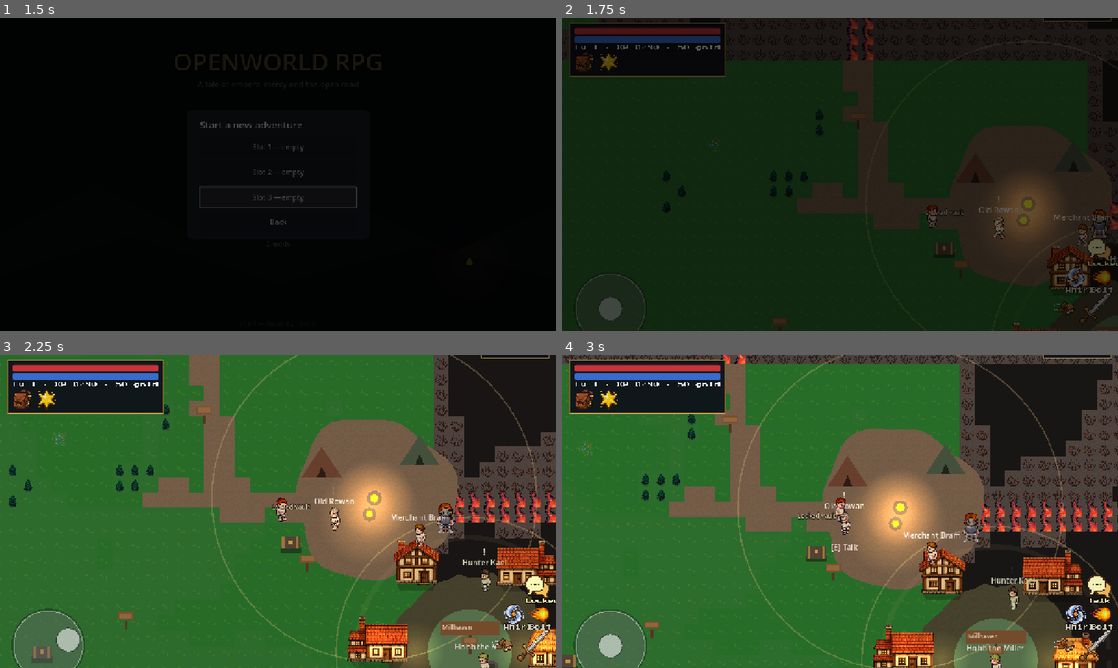
Above: before the commit, frames 1-4 (two rows, left to right).
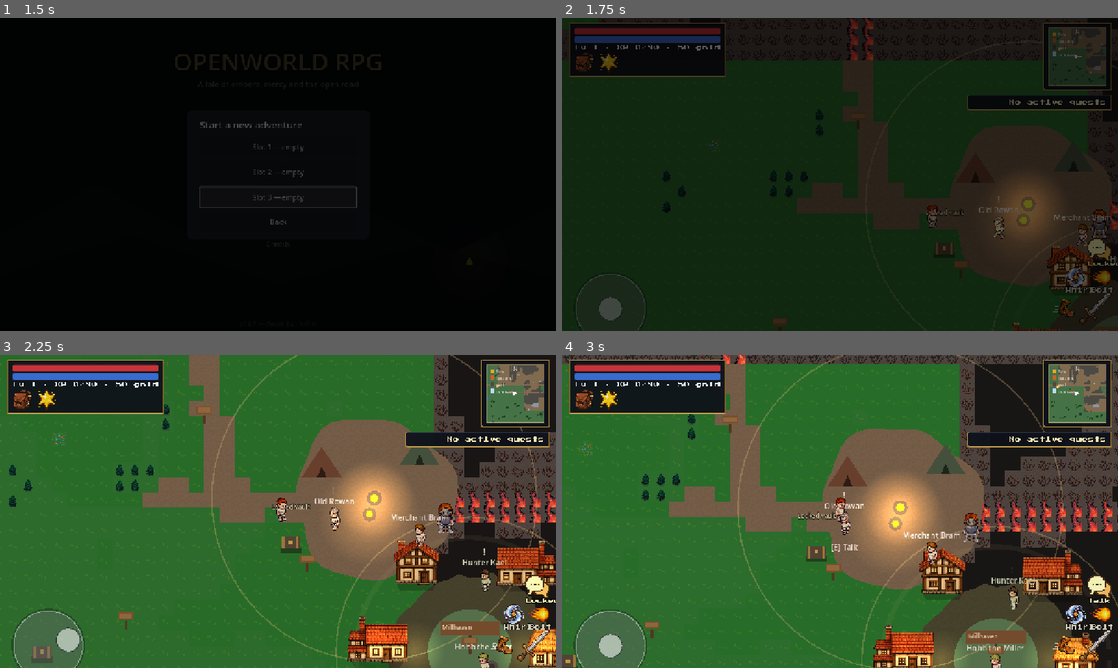
Above: after the commit, the same moments.

Repository: amirrezahadipoor/openworldRpg
Game: Godot game, scene res://scenes/menus/main_menu.tscn
Two runs of this game, one before a commit and one after it. Both use one fixed random seed, a clock stepped at 60 frames per second and the inputs below.
Inputs (mouse positions are in pixels of both pictures, inside the frame that each line leads up to):
- Up to frame 1 (1.5 s): click "New Game" at 0.5 s; click "New Game" at 1.25 s
- Up to frame 2 (1.75 s): no input
- Up to frame 3 (2.25 s): drag from (50, 646) to (316, 567) at 2.02 s
- Up to frame 4 (3 s): drag from (728, 527) to (834, 574) at 2.77 s

Frame 1 is identical in both runs. In frame 2, 1.9% of the frame differs, in the area x 72-99%, y 0-96%; in frame 3, 3.0%; in frame 4, 3.2%.

Commit message:
UI: the minimap, the quest tracker and the loot were not actually on screen
Re-pulled after the parallel session's v4 pass and then did the thing nobody had
done: rendered a frame and measured it. Three defects, none of which any suite could
see, because the suites test behaviour and nobody tested placement or appearance.

- The minimap and the quest tracker were drawn OFF SCREEN. _build_top_right()
  anchored both panels to the right edge but left anchor_top at 0 while writing
  negative bottom offsets, so the whole visible half of the map work and the quest
  tracker sat at y = -194 and y = -148 - invisible in every build, at every
  resolution. They are now one column in the top-right corner: minimap first, tracker
  hanging off its bottom edge.
- The dodge button wore a brown blob. The source art for that one icon was wrong (a
  rock with motion lines); the pipeline keyed and shrank it faithfully. Regenerated
  through the same tool: a boot with speed streaks, in the same palette as the rest.
- Coins and item drops were still Phase 1 vector placeholders - two concentric
  circles and a grey blob - landing next to LPC pixel art at the exact moment a chest
  pays out. Now 24 px pixel sprites (tools/make_pickup_art.py, same magenta-key
  pipeline), with the vectors kept as a load fallback.

UiTest grows from 46 to 61 checks and now guards the class, not just the instances:
no visible HUD control may be drawn outside the viewport, the minimap and tracker
must be on screen with the tracker below the minimap, every touch button must resolve
to assets/ui/icons/, loot must resolve to assets/world/, and all 24 roster NPCs must
resolve to a portrait that the dialogue box actually wears.

Evidence: reports/hud-before-panels-offscreen.png (only a sliver visible at the top
edge) against reports/hud-after-minimap-topright.png, plus reports/ui-icon-sheet.png
and reports/pickup-art-sheet.png.

Diff:
--- a/scripts/ui/hud.gd
+++ b/scripts/ui/hud.gd
@@ -258,14 +258,21 @@
 func _build_top_right() -> void:
 	var ins := _insets()
 
+	# One column in the top-right corner: the minimap first, the quest tracker
+	# directly under it. Both are anchored to the *top* (anchor_top = 0) with
+	# positive offsets, which is what the geometry says they need: this block used
+	# to end by writing negative bottom offsets while the anchors still pointed at
+	# the top edge, so the two panels - the whole visible half of H5's map work and
+	# G4's tracker - sat at y = -194 and y = -148. Off screen. Invisible, in every
+	# build, for as long as it took a layout audit to notice (audit v4 #6).
 	var tracker := _panel(Color(1, 1, 1, 1))
 	tracker.name = "QuestPanel"
 	tracker.anchor_left = 1.0
 	tracker.anchor_right = 1.0
+	tracker.anchor_top = 0.0
+	tracker.anchor_bottom = 0.0
 	tracker.offset_left = -348.0 - ins.z
-	tracker.offset_top = 10.0 + ins.y
 	tracker.offset_right = -14.0 - ins.z
-	tracker.offset_bottom = 10.0 + ins.y
 	tracker.grow_vertical = Control.GROW_DIRECTION_END
 	_ui.add_child(tracker)
 
@@ -281,29 +288,25 @@
 	map_panel.name = "MinimapPanel"
 	map_panel.anchor_left = 1.0
 	map_panel.anchor_right = 1.0
-	map_panel.offset_left = -158.0 - ins.z
-	map_panel.offset_top = 0.0
+	map_panel.anchor_top = 0.0
+	map_panel.anchor_bottom = 0.0
+	map_panel.offset_left = -174.0 - ins.z
 	map_panel.offset_right = -14.0 - ins.z
-	map_panel.offset_bottom = 140.0
+	map_panel.offset_top = 10.0 + ins.y
+	map_panel.offset_bottom = 10.0 + ins.y + 156.0
 	map_panel.grow_horizontal = Control.GROW_DIRECTION_BEGIN
 	map_panel.grow_vertical = Control.GROW_DIRECTION_END
 	_ui.add_child(map_panel)
-	# The quest panel sits above the map panel: one column, not two overlapping
-	# floating blocks. (Fixed order keeps the minimap's own legend readable.)
-	map_panel.offset_top = 0.0
-	map_panel.position.y = 0.0
-	tracker.offset_bottom = tracker.offset_top
 
 	minimap = Minimap.new()
 	minimap.custom_minimum_size = Vector2(132, 132)
 	minimap.setup(player, streamer)
 	map_panel.add_child(minimap)
 
-	# Stack them: minimap bottom-right, quest tracker directly above it.
-	map_panel.offset_top = -(140.0 + 8.0) - ins.w
-	map_panel.offset_bottom = -ins.w
-	tracker.offset_bottom = map_panel.offset_top - 8.0
-	tracker.grow_vertical = Control.GROW_DIRECTION_BEGIN
+	# The tracker hangs off the minimap's bottom edge: one column, not two
+	# overlapping floating blocks.
+	tracker.offset_top = map_panel.offset_bottom + 8.0
+	tracker.offset_bottom = tracker.offset_top
 
 
 # --- Touch controls (H2) ------------------------------------------------------
--- a/scripts/world/pickup.gd
+++ b/scripts/world/pickup.gd
@@ -33,13 +33,34 @@
 	_apply_texture()
 
 
+## Real art, with the old hand-drawn vector as the fallback. Chest loot used to
+## land as two concentric circles and a grey blob (`assets/placeholder/*.svg`)
+## next to LPC pixel art, which is what a player sees at the exact moment a chest
+## pays out - the worst place in the game to look like a prototype (audit v4 #7).
+const ART := {
+	Kind.GOLD: "res://assets/world/coin.png",
+	Kind.ITEM: "res://assets/world/loot.png",
+}
+const PLACEHOLDER := {
+	Kind.GOLD: "res://assets/placeholder/gold.svg",
+	Kind.ITEM: "res://assets/placeholder/item_drop.svg",
+}
+
+
+func art_path() -> String:
+	## The texture this pickup is actually wearing - the UI test asserts it is not
+	## the placeholder.
+	return String(ART.get(kind, PLACEHOLDER[Kind.ITEM]))
+
+
 func _apply_texture() -> void:
 	if sprite == null:
 		return
-	if kind == Kind.GOLD:
-		sprite.texture = load("res://assets/placeholder/gold.svg")
+	var art := art_path()
+	if ResourceLoader.exists(art):
+		sprite.texture = load(art)
 	else:
-		sprite.texture = load("res://assets/placeholder/item_drop.svg")
+		sprite.texture = load(String(PLACEHOLDER.get(kind, PLACEHOLDER[Kind.ITEM])))
 
 
 func _ready() -> void:
--- a/tests/ui_test.gd
+++ b/tests/ui_test.gd
@@ -40,7 +40,116 @@
 	await _test_audit_fixes()
 	await _test_pause_owner()
 	await _test_upgrade_bench()
+	await _test_hud_layout_and_art()
+	await _test_pickup_art()
+	_test_roster_portraits()
 	_report()
+
+
+func _test_roster_portraits() -> void:
+	print("[ui_test] every NPC on the roster has a face the game can show")
+	# The portraits are generated art that exists to be seen; the failure mode is
+	# silent (a dialogue box with no face), so the roster and the art directory are
+	# checked against each other rather than trusted to stay in step.
+	var missing: Array = []
+	var names := DialogueDB._roster_names()
+	for npc_id in names.keys():
+		if DialogueDB.portrait_for(String(names[npc_id])) == "":
+			missing.append("%s (%s)" % [npc_id, names[npc_id]])
+	check(names.size() >= 20, "the roster is loaded (%d NPCs)" % names.size())
+	check(missing.is_empty(), "every roster NPC resolves to a portrait (%s)" % ", ".join(missing))
+
+	# And the box actually wears it. No frame is awaited: `start()` is synchronous,
+	# and it holds the pause while a conversation is open.
+	var box: Node = load("res://scripts/ui/dialogue_box.gd").new()
+	add_child(box)
+	box.start({"start": "a", "nodes": {"a": {"speaker": "Merchant Bram", "text": "Good day."}}})
+	var shown: Texture2D = box._portrait.texture
+	check(shown != null and box._portrait.visible,
+		"the dialogue box shows the portrait (%s)" % (shown.resource_path if shown != null else "null"))
+	check(shown != null and shown.resource_path.begins_with("res://assets/portraits/"),
+		"and it is the shipped portrait art")
+	box._finish()
+	box.queue_free()
+
+
+func _walk_controls(n: Node) -> Array:
+	var out: Array = []
+	for c in n.get_children():
+		if c is Control:
+			out.append(c)
+		out += _walk_controls(c)
+	return out
+
+
+func _test_hud_layout_and_art() -> void:
+	print("[ui_test] the HUD's art and panels are actually on screen")
+	# A phone-shaped window: headless reports a square viewport, and the bug this
+	# guards against lives exactly at the edges.
+	get_tree().root.size = Vector2i(1280, 720)
+	var player := _make_player()
+	var hud := _make_hud(player)
+	await get_tree().process_frame
+	await get_tree().process_frame
+
+	var vp := get_viewport().get_visible_rect()
+	var off: Array = []
+	for c in _walk_controls(hud):
+		if not c.visible:
+			continue
+		var r: Rect2 = c.get_global_rect()
+		if r.position.y < -1.0 or r.position.x < -1.0 				or r.end.x > vp.end.x + 1.0 or r.end.y > vp.end.y + 1.0:
+			off.append("%s%s" % [c.name, str(Rect2(r.position.round(), r.size.round()))])
+	check(off.is_empty(), "no HUD control is drawn off screen (%s)" % ", ".join(off))
+
+	# The two panels that sat at y = -194 and y = -148 in every build until the
+	# layout audit: the minimap and the quest tracker.
+	var map_panel: Control = hud.minimap.get_parent()
+	var tracker: Control = hud.quest_label.get_parent()
+	var map_rect: Rect2 = map_panel.get_global_rect()
+	var track_rect: Rect2 = tracker.get_global_rect()
+	check(map_rect.position.y >= 0.0 and map_rect.end.y <= vp.end.y,
+		"the minimap is on screen (y %.0f..%.0f)" % [map_rect.position.y, map_rect.end.y])
+	check(track_rect.position.y >= map_rect.end.y - 1.0,
+		"the quest tracker hangs below it (y %.0f)" % track_rect.position.y)
+	check(hud.minimap.visible and map_rect.size.x > 100.0,
+		"and it is a real panel, not a sliver (%.0fx%.0f)" % [map_rect.size.x, map_rect.size.y])
+
+	# The shipped icon art, not the placeholder folder.
+	var wrong: Array = []
+	for stem in ["bag", "talent", "dodge", "attack", "whirl", "bolt", "interact"]:
+		var tex: Texture2D = hud._load_icon("icon_" + stem)
+		if tex == null or not tex.resource_path.begins_with("res://assets/ui/icons/"):
+			wrong.append("%s -> %s" % [stem, tex.resource_path if tex != null else "null"])
+	check(wrong.is_empty(), "every touch button wears the shipped icon art (%s)" % ", ".join(wrong))
+	check(hud._ui.theme != null and hud._ui.theme.resource_path == "res://ui/theme.tres",
+		"the HUD wears the game's own ui/theme.tres")
+	check(hud._ui.theme != null and hud._ui.theme.get_stylebox("panel", "PanelContainer") != null,
+		"and that theme carries the panel style the HUD asks for")
+	hud.queue_free()
+	player.queue_free()
+	await get_tree().process_frame
+
+
+func _test_pickup_art() -> void:
+	print("[ui_test] loot on the ground is the shipped art, not a vector stand-in")
+	var scene: PackedScene = load("res://scenes/world/pickup.tscn")
+	for spec in [["gold", 1], ["item", 0]]:
+		var pk: Pickup = scene.instantiate()
+		add_child(pk)
+		if int(spec[1]) == 1:
+			pk.setup_gold(5)
+		else:
+			pk.setup_item("slime_gel", 1)
+		await get_tree().process_frame
+		var art := pk.art_path()
+		check(art.begins_with("res://assets/world/"),
+			"%s loot asks for real art (%s)" % [spec[0], art])
+		check(pk.sprite.texture != null
+				and not pk.sprite.texture.resource_path.begins_with("res://assets/placeholder/"),
+			"and it is wearing it (%s)" % (pk.sprite.texture.resource_path if pk.sprite.texture else "null"))
+		pk.queue_free()
+	await get_tree().process_frame
 
 
 func _test_audit_fixes() -> void:
Binary file changed: assets/ui/icons/_src/dodge.png
Binary file changed: assets/ui/icons/dodge.png
Not shown, added: assets/world/_src/.gdignore
Binary file added: assets/world/_src/coin.png
Not shown, added: assets/world/_src/coin.png.import
Binary file added: assets/world/_src/loot.png
Not shown, added: assets/world/_src/loot.png.import
Binary file added: assets/world/coin.png
Not shown, added: assets/world/coin.png.import
Binary file added: assets/world/loot.png
Not shown, added: assets/world/loot.png.import
Binary file added: reports/hud-after-minimap-topright.png
(and 14 more such lines)
